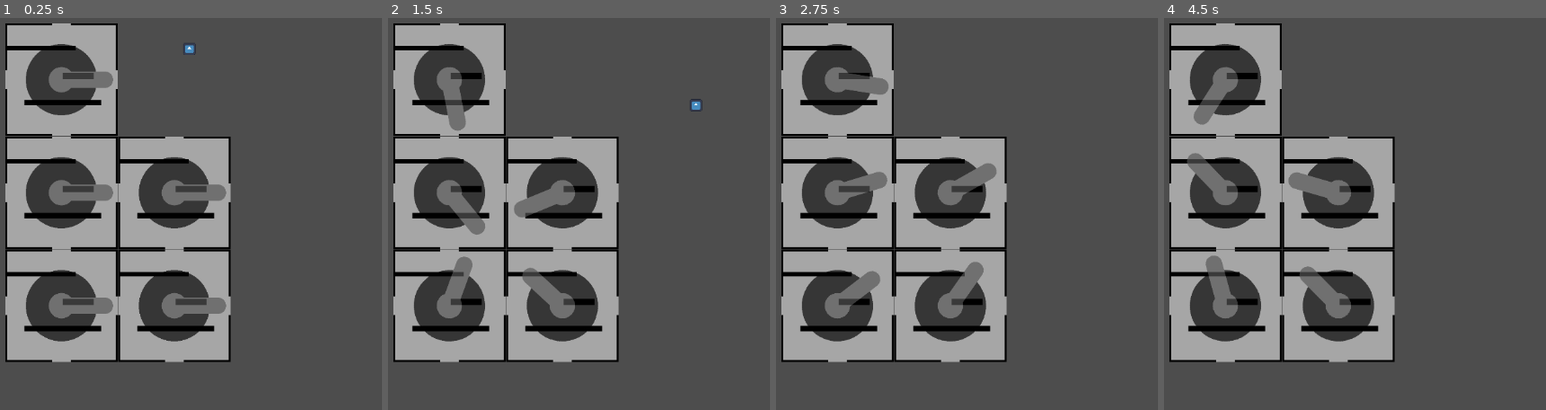
Above: before the commit, frames 1-4 (left to right).
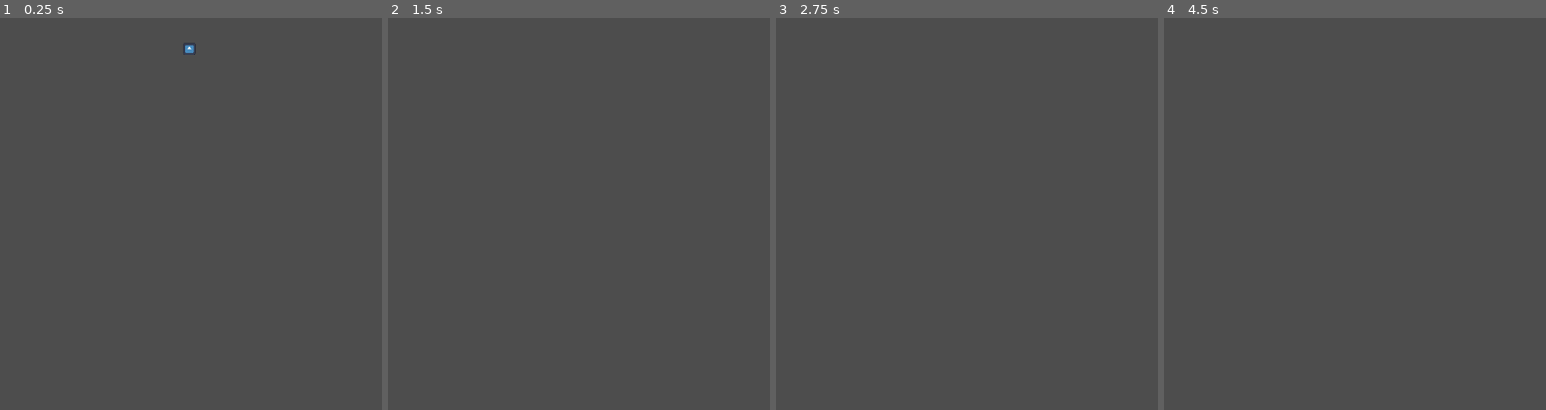
Above: after the commit, the same moments.

Repository: BreannaBre/GodotProject
Game: Godot game, scene res://cenes/ain.tscn
The game is run twice, just before and just after one commit, with the same random seed, the same clock (stepped at 60 frames per second) and the same inputs. Before the commit the project starts from res://Scenes/Main.tscn. The engine's default icon, where the game draws it, is replaced by a stand-in: a white triangle on a blue panel in a dark square.
Inputs (mouse positions are in pixels of both pictures, inside the frame that each line leads up to):
- Up to frame 1 (0.25 s): no input
- Up to frame 2 (1.5 s): tap Enter at 0.5 s; move the mouse to (outside the picture) at 0.52 s; hold D (Player1Right) from 0.53 s (still down); click (outside the picture) at 0.67 s; tap Space (Player1Jump) at 0.77, 1.25 s; move the mouse to (479, 229) at 1.27 s; click (479, 229) at 1.42 s
- Up to frame 3 (2.75 s): tap Space (Player1Jump) at 1.52 s; tap Enter at 2 s; move the mouse to (1081, 119) at 2.02 s; release D (Player1Right) at 2.03 s; hold A (Player1Left) from 2.03 s (still down); click (1081, 119) at 2.17 s
- Up to frame 4 (4.5 s): tap Space (Player1Jump) at 2.75, 3.02, 3.77, 4.25 s; move the mouse to (1362, 288) at 2.77 s; release A (Player1Left) at 2.78 s; hold D (Player1Right) 2.78-4.28 s; click (1362, 288) at 2.92 s; tap Enter at 3.5 s; move the mouse to (outside the picture) at 3.52 s; click (outside the picture) at 3.67 s; move the mouse to (1183, 147) at 4.27 s; hold A (Player1Left) from 4.28 s (still down); click (1183, 147) at 4.42 s

The runs differ from the first frame. In frame 1, 32% of the frame differs, in the area x 1-61%, y 1-88%; in frame 2, 33%; in frame 3, 33%; in frame 4, 33%.
Error after the commit: Parse Error: Preload file "res://scenes/gun_room.tscn" does not exist. (res://src/main.gd:3)

Commit message:
doing the renaming in 2 parts so git knows whats up

Diff:
--- a/Scenes/Main.tscn
+++ /dev/null
@@ -1,13 +0,0 @@
-[gd_scene load_steps=3 format=3 uid="uid://cbpnkpjcgp3qs"]
-
-[ext_resource type="Script" path="res://src/main.gd" id="1_jul07"]
-[ext_resource type="PackedScene" uid="uid://ba73xxekccsg" path="res://Scenes/keyboard_player.tscn" id="2_bfkgg"]
-
-[node name="Main" type="Node2D"]
-script = ExtResource("1_jul07")
-
-[node name="KeyboardPlayer" parent="." instance=ExtResource("2_bfkgg")]
-position = Vector2(505, 41)
-
-[node name="RoomsNode" type="Node" parent="."]
-unique_name_in_owner = true
--- /dev/null
+++ b/cenes/ain.tscn
@@ -0,0 +1,13 @@
+[gd_scene load_steps=3 format=3 uid="uid://cbpnkpjcgp3qs"]
+
+[ext_resource type="Script" path="res://src/main.gd" id="1_67pu6"]
+[ext_resource type="PackedScene" uid="uid://ba73xxekccsg" path="res://cenes/keyboard_player.tscn" id="2_f0k5r"]
+
+[node name="Main" type="Node2D"]
+script = ExtResource("1_67pu6")
+
+[node name="KeyboardPlayer" parent="." instance=ExtResource("2_f0k5r")]
+position = Vector2(505, 41)
+
+[node name="RoomsNode" type="Node" parent="."]
+unique_name_in_owner = true
--- a/project.godot
+++ b/project.godot
@@ -11,7 +11,7 @@
 [application]
 
 config/name="Game Jam Project"
-run/main_scene="res://scenes/main.tscn"
+run/main_scene="res://cenes/ain.tscn"
 config/features=PackedStringArray("4.3", "Forward Plus")
 config/icon="res://assets/icon.svg"
 
--- a/src/gun_room.gd
+++ b/src/gun_room.gd
@@ -2,18 +2,18 @@
 extends Node2D
 
 
-var gunPicture:Sprite2D
+var gun_picture:Sprite2D
 const GUN_SCALE := Vector2(0.6, 0.6)
 
 
 func _ready() -> void:
-	gunPicture = get_node("%GunPicture")
+	gun_picture = get_node("%GunPicture")
 
 func _process(_delta: float) -> void:
 	pass
 
 func train(rotation: float) -> void:
-	gunPicture.transform = Transform2D(rotation, GUN_SCALE, 0, Vector2(0,0))
+	gun_picture.transform = Transform2D(rotation, GUN_SCALE, 0, Vector2(0,0))
 
 func fire(rotation: float) -> void:
-	gunPicture.transform = Transform2D(rotation, GUN_SCALE, 0, Vector2(0,0))
+	gun_picture.transform = Transform2D(rotation, GUN_SCALE, 0, Vector2(0,0))
--- a/src/main.gd
+++ b/src/main.gd
@@ -1,16 +1,16 @@
 extends Node2D
 
-const gunRoomScene := preload("res://Scenes/gun_room.tscn")
+const GUN_ROOM_SCENE := preload("res://scenes/gun_room.tscn")
 var rooms: Node
 
 # Called when the node enters the scene tree for the first time.
 func _ready() -> void:
 	rooms = get_node("%RoomsNode")
-	add_room(gunRoomScene, Vector2(300,300))
-	add_room(gunRoomScene, Vector2(300+181,300))
-	add_room(gunRoomScene, Vector2(300+181,300+181))
-	add_room(gunRoomScene, Vector2(300,300+181))
-	add_room(gunRoomScene, Vector2(300,300-181))
+	add_room(GUN_ROOM_SCENE, Vector2(300,300))
+	add_room(GUN_ROOM_SCENE, Vector2(300+181,300))
+	add_room(GUN_ROOM_SCENE, Vector2(300+181,300+181))
+	add_room(GUN_ROOM_SCENE, Vector2(300,300+181))
+	add_room(GUN_ROOM_SCENE, Vector2(300,300-181))
 
 # Called every frame. 'delta' is the elapsed time since the previous frame.
 func _process(_delta: float) -> void:
@@ -25,6 +25,6 @@
 			room.train(room.transform.origin.angle_to_point(event.position))
 
 func add_room(room: PackedScene, coords: Vector2) -> void:
-	var newRoom:Node2D = room.instantiate()
-	newRoom.transform.origin = coords
-	rooms.add_child(newRoom)
+	var new_room:Node2D = room.instantiate()
+	new_room.transform.origin = coords
+	rooms.add_child(new_room)
Renamed: Scenes/gun_room.tscn -> cenes/gun_room.tscn
Renamed: Scenes/keyboard_player.tscn -> cenes/keyboard_player.tscn
Renamed: Ideas_and_notes.txt -> deas_and_notes.txt
